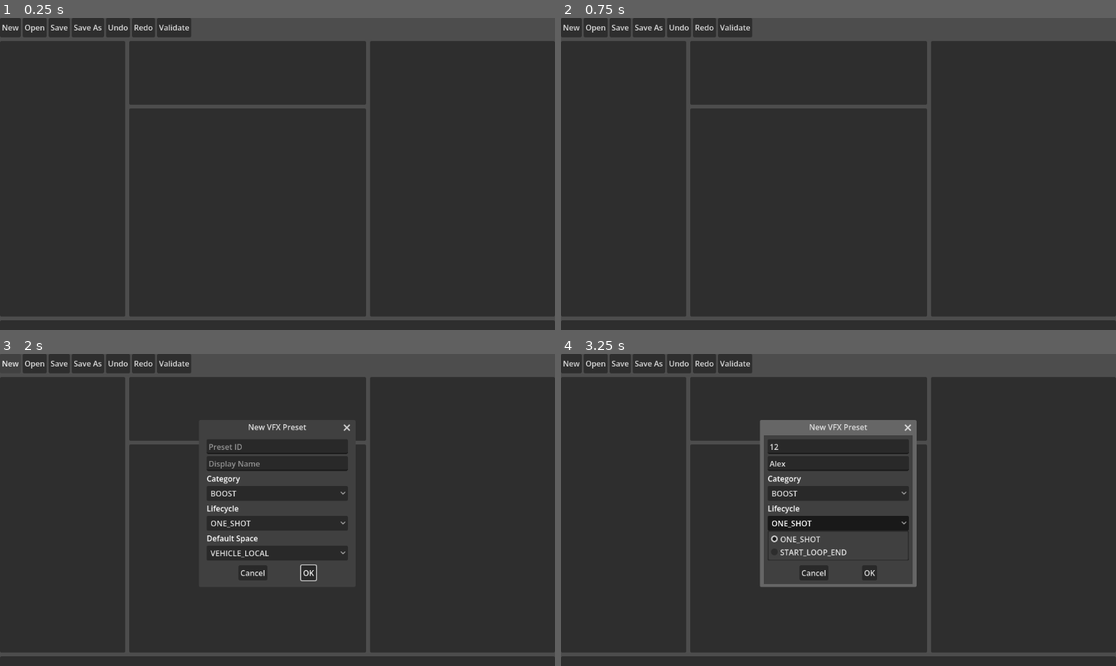
Above: before the commit, frames 1-4 (two rows, left to right).
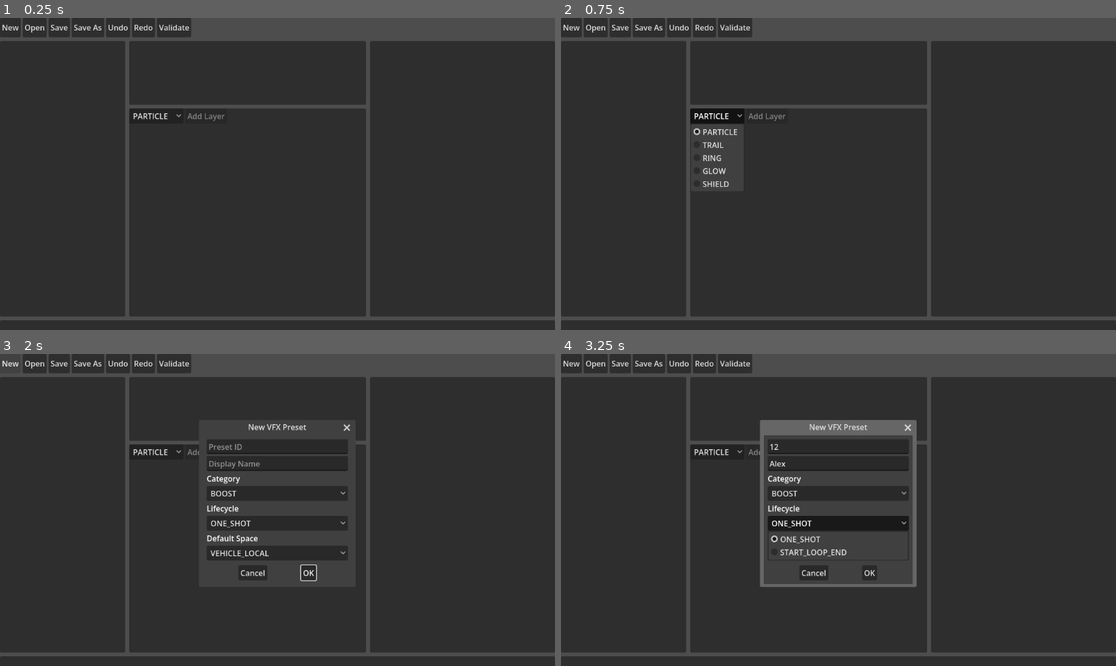
Above: after the commit, the same moments.

Repository: natialwater-lee/DesktopRacingVFXStudio
Game: Godot game, scene res://src/editor/main/vfx_editor_main.tscn
The game is run twice, just before and just after one commit, with the same random seed, the same clock (stepped at 60 frames per second) and the same inputs.
Inputs (mouse positions are in pixels of both pictures, inside the frame that each line leads up to):
- Up to frame 1 (0.25 s): no input
- Up to frame 2 (0.75 s): click (716, 114) at 0.5 s, where only the run after the commit has a clickable "PARTICLE"
- Up to frame 3 (2 s): click "New" at 1.25 s
- Up to frame 4 (3.25 s): click (838, 447) at 2.02 s; type "12" at 2.1 s; click (838, 463) at 2.25 s; type "Alex" at 2.33 s; click "ONE_SHOT" at 2.75 s

The runs differ from the first frame. In frame 1, 0.1% of the frame differs, in the area x 24-41%, y 30-33%; in frame 2, 0.8%, in the area x 23-41%, y 29-55%; in frame 3, less than 0.1%; in frame 4, less than 0.1%.

Commit message:
fix: isolate VFX layer stack history

Diff:
--- a/src/editor/main/vfx_editor_controller.gd
+++ b/src/editor/main/vfx_editor_controller.gd
@@ -66,6 +66,7 @@
 	if not created.success:
 		_issues = created.issues.duplicate()
 		return created
+	_history.clear()
 	_session.begin_new(created.value)
 	_refresh_issues()
 	reconcile_selection()
@@ -75,6 +76,7 @@
 func open_library_entry(entry: RefCounted) -> VfxResult:
 	if entry == null or not entry.is_openable():
 		return _policy_failure("invalid_library_entry", "Only a valid Preset Library entry can be opened.", "")
+	_history.clear()
 	_session.open_document(entry.document)
 	_refresh_issues()
 	reconcile_selection()
@@ -91,6 +93,7 @@
 	if not loaded.success:
 		_issues = loaded.issues.duplicate()
 		return loaded
+	_history.clear()
 	_session.open_document(loaded.value)
 	_refresh_issues()
 	reconcile_selection()
@@ -134,10 +137,15 @@
 	return _selected_layer_id
 
 
+func can_undo() -> bool:
+	return _history.can_undo()
+
+
 func configure_workspace(phase_tabs, layer_stack) -> void:
 	_phase_tabs = phase_tabs
 	_layer_stack = layer_stack
 	_layer_stack.set_layer_factory(_layer_factory)
+	_layer_stack.set_available_layer_types(_registry.schema().get("x_vfx_layer_types", {}).keys())
 	if not _phase_tabs.phase_selected.is_connected(_on_phase_selected):
 		_phase_tabs.phase_selected.connect(_on_phase_selected)
 	if not _layer_stack.layer_selected.is_connected(_on_layer_selected):
--- a/src/editor/session/vfx_preset_history.gd
+++ b/src/editor/session/vfx_preset_history.gd
@@ -29,6 +29,11 @@
 	return _undo_redo.has_redo()
 
 
+func clear() -> void:
+	if _undo_redo != null:
+		_undo_redo.clear_history()
+
+
 func dispose() -> void:
 	if _undo_redo == null:
 		return
--- a/src/editor/workspace/vfx_layer_stack.gd
+++ b/src/editor/workspace/vfx_layer_stack.gd
@@ -11,6 +11,7 @@
 var _layer_factory: RefCounted
 var _phase_name := ""
 var _layers: Array = []
+var _available_layer_types: Array[String] = []
 
 
 func _init(layer_factory: RefCounted = null) -> void:
@@ -19,6 +20,13 @@
 
 func set_layer_factory(layer_factory: RefCounted) -> void:
 	_layer_factory = layer_factory
+
+
+func set_available_layer_types(layer_types: Array) -> void:
+	_available_layer_types.clear()
+	for layer_type_variant in layer_types:
+		_available_layer_types.append(str(layer_type_variant))
+	_rebuild_rows()
 
 
 func set_phase(preset: Dictionary, phase_name: String) -> void:
@@ -122,6 +130,7 @@
 	var rows := VBoxContainer.new()
 	rows.name = "Rows"
 	add_child(rows)
+	_append_add_controls(rows)
 	for layer in _layers:
 		if layer is Dictionary:
 			_append_layer_row(rows, layer)
@@ -155,3 +164,28 @@
 	delete.pressed.connect(func() -> void: delete_layer_requested.emit(layer_id))
 	row.add_child(delete)
 	rows.add_child(row)
+
+
+func _append_add_controls(rows: VBoxContainer) -> void:
+	var controls := HBoxContainer.new()
+	controls.name = "AddControls"
+	var type_selector := OptionButton.new()
+	type_selector.name = "LayerTypeSelector"
+	for layer_type in _available_layer_types:
+		type_selector.add_item(layer_type)
+	if not _available_layer_types.is_empty():
+		type_selector.select(0)
+	type_selector.disabled = _available_layer_types.is_empty()
+	controls.add_child(type_selector)
+	var add_button := Button.new()
+	add_button.name = "AddLayerButton"
+	add_button.text = "Add Layer"
+	add_button.disabled = _phase_name.is_empty() or _available_layer_types.is_empty()
+	add_button.pressed.connect(_on_add_pressed.bind(type_selector))
+	controls.add_child(add_button)
+	rows.add_child(controls)
+
+
+func _on_add_pressed(type_selector: OptionButton) -> void:
+	if type_selector.selected >= 0:
+		add_layer_requested.emit(type_selector.get_item_text(type_selector.selected))
--- a/src/editor/workspace/vfx_phase_tabs.gd
+++ b/src/editor/workspace/vfx_phase_tabs.gd
@@ -2,6 +2,8 @@
 extends TabContainer
 
 signal phase_selected(phase_name: String)
+
+const DURATION_PHASE_NAMES := ["one_shot", "start", "end"]
 
 var _phase_names: Array[String] = []
 var _phase_data: Dictionary = {}
@@ -44,7 +46,7 @@
 
 
 func phase_has_duration(phase_name: String) -> bool:
-	return _phase_data.get(phase_name, {}).get("duration_seconds", null) != null
+	return DURATION_PHASE_NAMES.has(phase_name)
 
 
 func _rebuild_tabs() -> void:
--- a/tests/editor/test_layer_stack.gd
+++ b/tests/editor/test_layer_stack.gd
@@ -23,6 +23,9 @@
 		return
 	var source: Dictionary = created.value.duplicate(true)
 	source["phases"]["loop"]["layers"].append(first.value)
+	var cross_phase_candidate: Dictionary = first.value.duplicate(true)
+	cross_phase_candidate["id"] = "loop.glow_2"
+	source["phases"]["start"]["layers"].append(cross_phase_candidate)
 	var second := layer_factory.duplicate("loop", first.value, source)
 	if not second.success:
 		return
@@ -32,7 +35,7 @@
 	var moved := stack.move_layer(source, "loop", 1, -1)
 	tests.expect_true(moved["phases"]["loop"]["layers"][0]["id"] == second.value["id"], "move up changes active phase order")
 	tests.expect_true(source["phases"]["loop"]["layers"][0]["id"] == first.value["id"], "move returns a deep-copied Preset")
-	tests.expect_true(moved["phases"]["start"]["layers"].is_empty() and moved["phases"]["end"]["layers"].is_empty(), "move leaves other phase arrays untouched")
+	tests.expect_true(moved["phases"]["start"]["layers"][0]["id"] == cross_phase_candidate["id"] and moved["phases"]["end"]["layers"].is_empty(), "move leaves other phase arrays untouched")
 
 	var toggled := stack.set_layer_enabled(source, "loop", first.value["id"], false)
 	tests.expect_true(not toggled["phases"]["loop"]["layers"][0]["enabled"], "toggle changes only the requested Layer")
@@ -41,8 +44,19 @@
 	tests.expect_true(deleted["phases"]["loop"]["layers"].size() == 1, "delete removes exactly one active-phase Layer")
 	var duplicated := stack.duplicate_layer(source, "loop", first.value["id"])
 	tests.expect_true(duplicated["phases"]["loop"]["layers"].size() == 3, "duplicate appends an active-phase Layer")
-	tests.expect_true(duplicated["phases"]["loop"]["layers"][2]["id"] != first.value["id"], "duplicate creates an id unique across phases")
+	tests.expect_true(duplicated["phases"]["loop"]["layers"][2]["id"] != cross_phase_candidate["id"], "duplicate avoids a candidate id already used in another phase")
 	tests.expect_true(VfxPresetPipelineModel.new().build_document_from_value(duplicated).success, "Layer Stack duplicate remains Contract-valid")
+	stack.set_available_layer_types(["GLOW"])
+	stack.set_phase(created.value, "start")
+	var requested_layer_type := {"value": ""}
+	stack.add_layer_requested.connect(func(layer_type: String) -> void: requested_layer_type["value"] = layer_type)
+	var add_button := stack.get_node_or_null("Rows/AddControls/AddLayerButton") as Button
+	var type_selector := stack.get_node_or_null("Rows/AddControls/LayerTypeSelector") as OptionButton
+	tests.expect_true(add_button != null and not add_button.disabled, "Layer Stack exposes an enabled Add control for an empty active phase")
+	tests.expect_true(type_selector != null and type_selector.selected == 0 and type_selector.get_item_text(type_selector.selected) == "GLOW", "Layer Stack Add selector retains its configured first Layer Type")
+	if add_button != null:
+		add_button.emit_signal("pressed")
+	tests.expect_true(requested_layer_type["value"] == "GLOW", "Layer Stack Add control emits the selected Schema-provided Layer Type")
 	stack.free()
 
 	var controller := VfxEditorControllerModel.new()
@@ -57,6 +71,13 @@
 		controller.undo()
 		tests.expect_true(controller.working_preset()["phases"]["one_shot"]["layers"][0]["id"] == selected_id, "undo restores the deleted Layer data")
 		tests.expect_true(controller.selected_layer_id().is_empty(), "undo does not retain a stale deleted Layer id")
+		controller.add_active_layer("GLOW")
+		tests.expect_true(controller.can_undo(), "controller exposes history after a Preset A action")
+		var replacement := controller.create_new_preset("utility.replacement", "Replacement", "UTILITY", "ONE_SHOT", "WORLD_AREA")
+		tests.expect_true(replacement.success, "controller replaces Preset A with a new Preset B")
+		tests.expect_true(not controller.can_undo(), "replacing the active Preset clears old history")
+		controller.undo()
+		tests.expect_true(controller.working_preset()["preset_id"] == "utility.replacement" and controller.working_preset()["phases"]["one_shot"]["layers"].is_empty(), "undo cannot restore Preset A into Preset B")
 
 
 static func _loaded_registry() -> VfxSchemaRegistry:
--- a/tests/editor/test_main_scene_smoke.gd
+++ b/tests/editor/test_main_scene_smoke.gd
@@ -19,10 +19,12 @@
 	tests.expect_true(editor.get_node_or_null("LibraryPanel") != null, "library region exists")
 	tests.expect_true(editor.get_node_or_null("PhaseTabs") != null, "phase tabs region exists")
 	tests.expect_true(editor.get_node_or_null("LayerStack") != null, "layer stack region exists")
+	tests.expect_true(editor.get_node_or_null("LayerStack/Rows/AddControls/AddLayerButton") is Button, "Layer Stack scene creates its concrete Add control")
 	tests.expect_true(editor.get_node_or_null("InspectorPanel") != null, "inspector region exists")
 	tests.expect_true(editor.get_node_or_null("DiagnosticsPanel") != null, "diagnostics region exists")
 	tests.expect_true(editor.get_node("Toolbar/NewButton").is_connected("pressed", Callable(editor.editor_controller, "_on_new_pressed")), "New button opens the schema-derived new dialog")
 	tests.expect_true(editor.get_node("Toolbar/OpenButton").is_connected("pressed", Callable(editor.editor_controller, "_on_open_pressed")), "Open button starts the authoring-root file selection flow")
 	tests.expect_true(editor.get_node("Toolbar/SaveButton").is_connected("pressed", Callable(editor.editor_controller, "_on_save_pressed")), "Save button uses the valid-only persistence flow")
 	tests.expect_true(editor.get_node("Toolbar/SaveAsButton").is_connected("pressed", Callable(editor.editor_controller, "_on_save_as_pressed")), "Save As button starts the authoring-root destination flow")
+	tests.expect_true(editor.get_node("LayerStack").add_layer_requested.is_connected(Callable(editor.editor_controller, "_on_add_layer_requested")), "Layer Stack Add signal is connected to the controller")
 	editor.queue_free()
--- a/tests/editor/test_phase_tabs.gd
+++ b/tests/editor/test_phase_tabs.gd
@@ -25,6 +25,9 @@
 	tests.expect_true(tabs.visible_phase_names() == ["start", "loop", "end"], "start-loop-end exposes its configured phases")
 	tests.expect_true(tabs.phase_has_duration("start") and tabs.phase_has_duration("end"), "timed boundary phases render duration controls")
 	tests.expect_true(not tabs.phase_has_duration("loop"), "loop has no duration control")
+	tabs.set_preset({"phases": {"unexpected": {"duration_seconds": 2.0, "layers": []}}})
+	tests.expect_true(not tabs.phase_has_duration("unexpected"), "an unexpected phase never exposes a duration control")
+	tabs.set_preset(start_loop_end.value)
 	tabs.select_phase("end")
 	tabs.select_phase("missing")
 	tests.expect_true(tabs.selected_phase_name() == "end", "selecting an absent phase leaves the selected phase unchanged")
--- a/tests/editor/test_preset_history.gd
+++ b/tests/editor/test_preset_history.gd
@@ -20,5 +20,7 @@
 	tests.expect_true(restored_state["value"]["layers"][0]["nested"][0] == "after", "redo snapshot survives restored-data mutation")
 	tests.expect_true(not history.can_redo(), "redo is exhausted after restoring after snapshot")
 	tests.expect_true(history.can_undo(), "undo remains available after redo")
+	history.clear()
+	tests.expect_true(not history.can_undo() and not history.can_redo(), "clear discards snapshots from the previous document")
 	history.dispose()
 	history.dispose()
